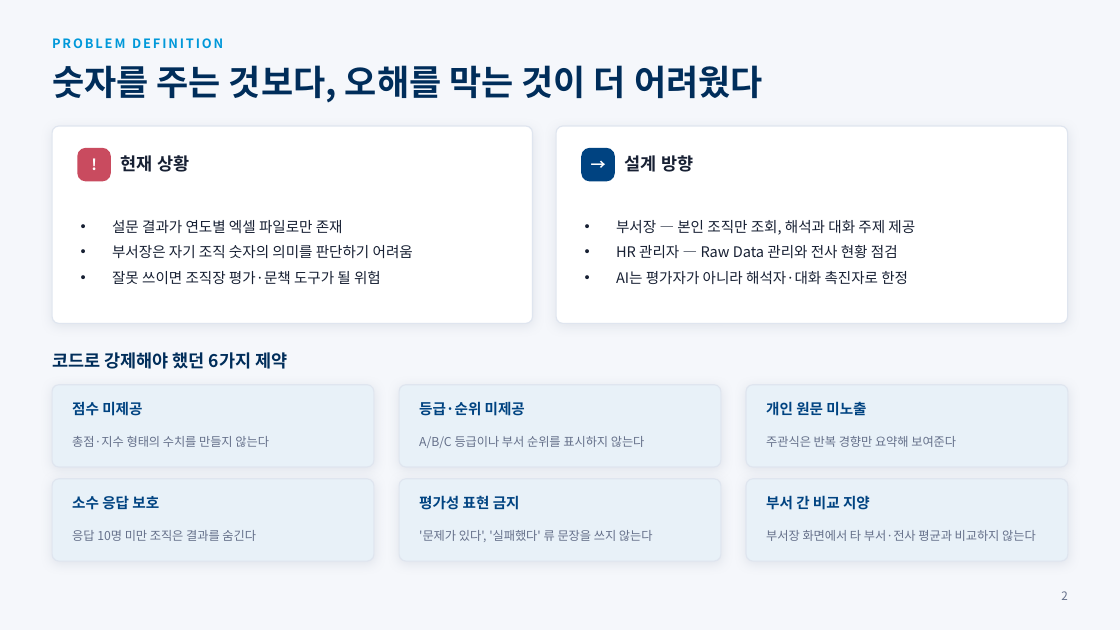
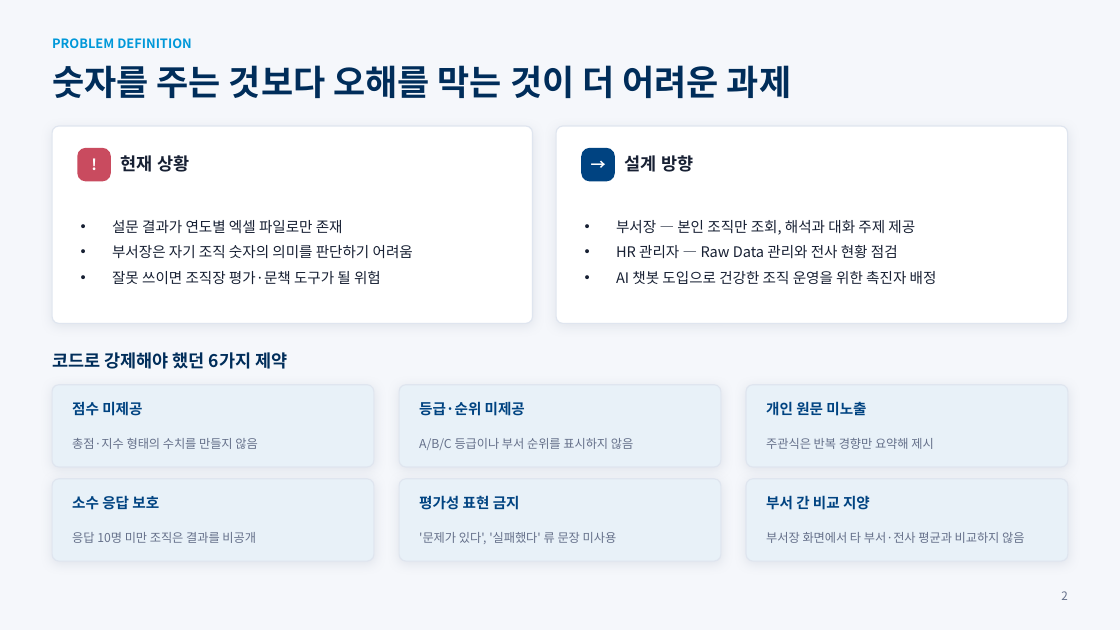
Before and after one commit to frypanegg/AI_PJT, a slide deck: slide 3 of Org_health_diag/docs/2026_조직건강도_AI_Agent_수행결과.pptx. Drawn at 1120x630 pixels with LibreOffice and Linux fonts; fonts in the diff are those of the drawing. Boxes give left, top, right and bottom in pixels: in the first picture for what was removed or moved away, otherwise in the second. Text is boxed around its words. In the diff, an @@ line names an element or a change of style, - is before the commit and + after.

```diff
--- a/Org_health_diag/docs/2026_조직건강도_AI_Agent_수행결과.pptx
+++ b/Org_health_diag/docs/2026_조직건강도_AI_Agent_수행결과.pptx
@@ text "PROBLEM DEFINITION" at (52,38,192,48): letter spacing 1.6 to 0 pt @@
@@ text at (52,65,791,99): text changed @@
-숫자를 주는 것보다, 오해를 막는 것이 더 어려웠다
+숫자를 주는 것보다 오해를 막는 것이 더 어려운 과제
@@ text at (616,271,937,284): text changed @@
-• AI는 평가자가 아니라 해석자·대화 촉진자로 한정
+• AI 챗봇 도입으로 건강한 조직 운영을 위한 촉진자 배정
@@ text at (72,438,257,449): text changed @@
-총점·지수 형태의 수치를 만들지 않는다
+총점·지수 형태의 수치를 만들지 않음
@@ text at (419,438,633,450): text changed @@
-A/B/C 등급이나 부서 순위를 표시하지 않는다
+A/B/C 등급이나 부서 순위를 표시하지 않음
@@ text at (766,438,933,449): text changed @@
-주관식은 반복 경향만 요약해 보여준다
+주관식은 반복 경향만 요약해 제시
@@ text at (72,532,256,543): text changed @@
-응답 10명 미만 조직은 결과를 숨긴다
+응답 10명 미만 조직은 결과를 비공개
@@ text at (419,532,617,544): text changed @@
-'문제가 있다', '실패했다' 류 문장을 쓰지 않는다
+'문제가 있다', '실패했다' 류 문장 미사용
@@ text at (766,532,1024,543): text changed @@
-부서장 화면에서 타 부서·전사 평균과 비교하지 않는다
+부서장 화면에서 타 부서·전사 평균과 비교하지 않음
```
Also in this commit, not shown: 11 other slides changed, 1 slide added, 4 slides removed.
